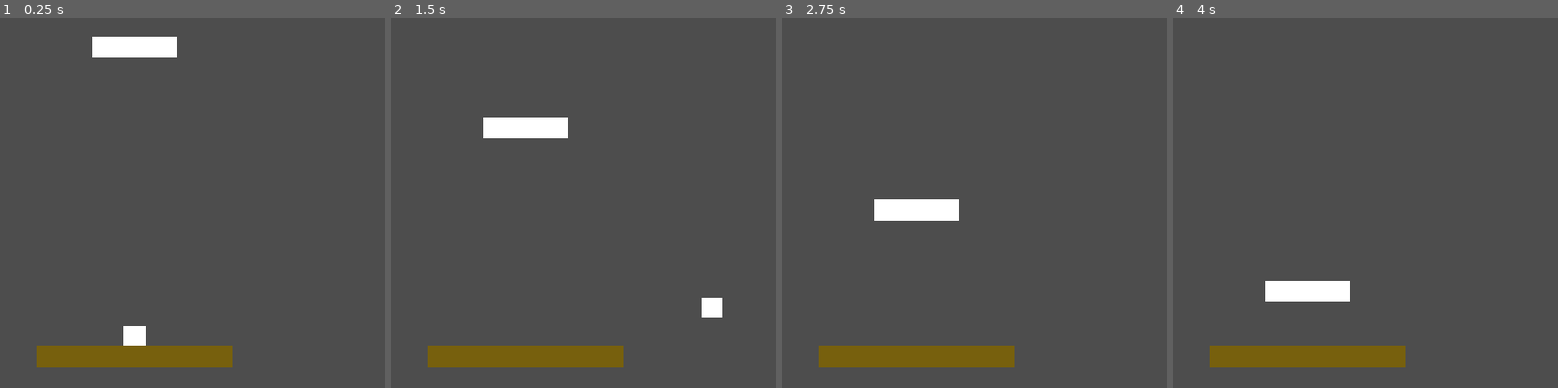
Above: before the commit, frames 1-4 (left to right).
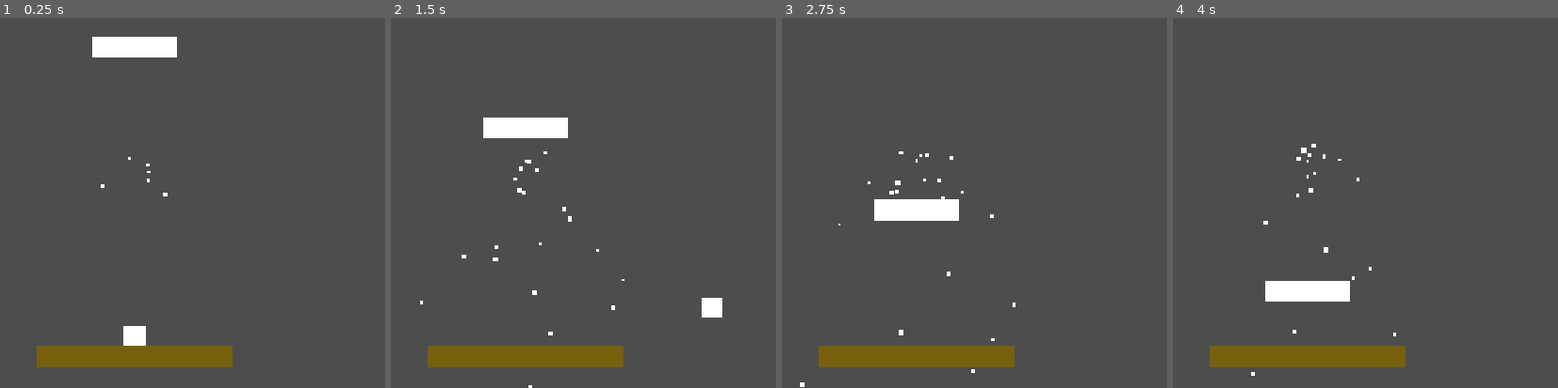
Above: after the commit, the same moments.

Repository: NxtCreator/heap
Game: Godot game, scene res://scenes/main.tscn
Two runs of this game, one before a commit and one after it. Both use one fixed random seed, a clock stepped at 60 frames per second and the inputs below.
Inputs (mouse positions are in pixels of both pictures, inside the frame that each line leads up to):
- Up to frame 1 (0.25 s): no input
- Up to frame 2 (1.5 s): tap Enter at 0.5 s; move the mouse to (691, 154) at 0.52 s; hold Right (move_right) from 0.53 s (still down); tap Alt at 0.6 s; click (691, 154) at 0.67 s; tap Up (move_up) at 0.77 s; move the mouse to (outside the picture) at 1.27 s; tap Shift at 1.35 s
- Up to frame 3 (2.75 s): tap Up (move_up) at 1.52 s; move the mouse to (993, 84) at 2.02 s; release Right (move_right) at 2.03 s; hold Left (move_left) from 2.03 s (still down); tap Alt at 2.1 s
- Up to frame 4 (4 s): move the mouse to (1269, 262) at 2.77 s; release Left (move_left) at 2.78 s; hold Right (move_right) from 2.78 s (still down); tap Shift at 2.85 s; click (1269, 262) at 2.92 s; tap Up (move_up) at 3.02, 3.77 s; move the mouse to (1534, 240) at 3.52 s; tap Alt at 3.6 s

The runs differ from the first frame. In frame 1, less than 0.1% of the frame differs, in the area x 26-44%, y 37-49%; in frame 2, 0.2%, in the area x 7-61%, y 36-100%; in frame 3, 0.2%; in frame 4, 0.2%.

Commit message:
Aim death_puff burst with upward direction and 180 degree spread

Diff:
--- /dev/null
+++ b/scenes/death_puff.tscn
@@ -0,0 +1,3 @@
+[gd_scene format=3 uid="uid://knfrkgq0ijh0"]
+
+[node name="DeathPuff" type="CPUParticles2D" unique_id=613483844]
--- a/scenes/main.tscn
+++ b/scenes/main.tscn
@@ -2,19 +2,28 @@
 
 [ext_resource type="PackedScene" uid="uid://bi6e4p8lcsauk" path="res://scenes/platform.tscn" id="1_0wfyh"]
 [ext_resource type="PackedScene" uid="uid://dhimhrj0ytlq" path="res://scenes/player.tscn" id="1_o5qli"]
+[ext_resource type="PackedScene" uid="uid://knfrkgq0ijh0" path="res://scenes/death_puff.tscn" id="1_sugp2"]
 
 [sub_resource type="RectangleShape2D" id="RectangleShape2D_62jd7"]
 size = Vector2(300, 32)
 
 [node name="Main" type="Node2D" unique_id=1662324567]
 
+[node name="DeathPuff" parent="." unique_id=613483844 instance=ExtResource("1_sugp2")]
+position = Vector2(576, 300)
+amount = 24
+direction = Vector2(0, -1)
+spread = 180.0
+initial_velocity_min = 100.0
+initial_velocity_max = 250.0
+scale_amount_min = 4.0
+scale_amount_max = 7.0
+
 [node name="Platform" parent="." unique_id=425192982 instance=ExtResource("1_0wfyh")]
 position = Vector2(576, 100)
 
 [node name="Player" parent="." unique_id=1523709349 instance=ExtResource("1_o5qli")]
 position = Vector2(576, 568)
-collision_layer = 2
-collision_mask = 5
 
 [node name="Floor" type="StaticBody2D" parent="." unique_id=922475794]
 collision_mask = 0
